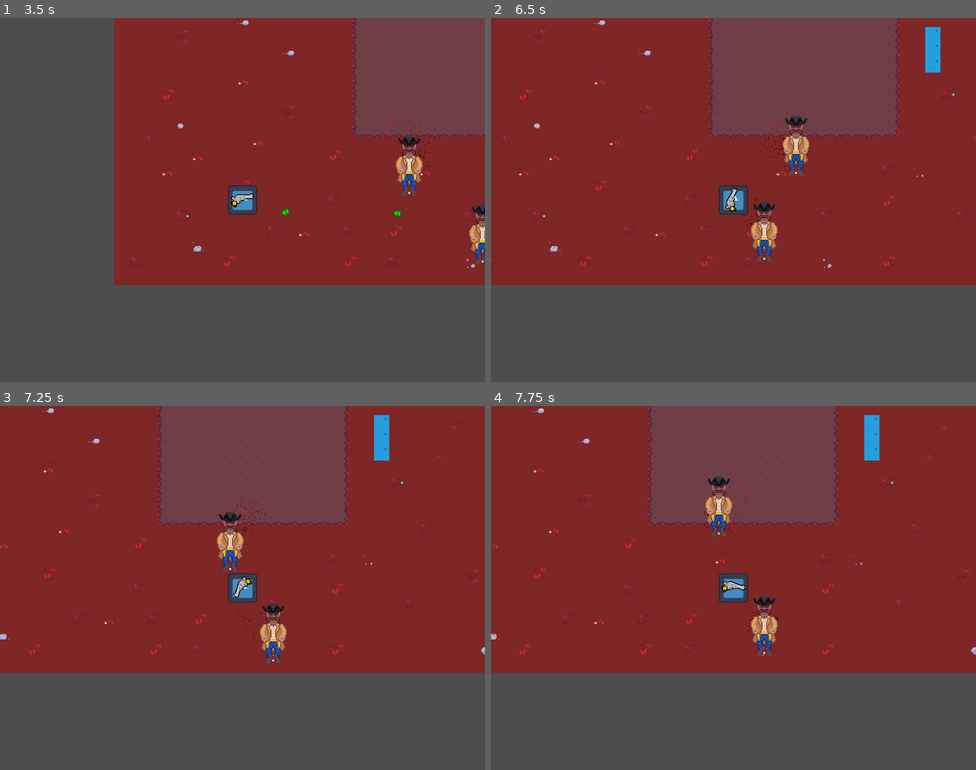
Above: before the commit, frames 1-4 (two rows, left to right).
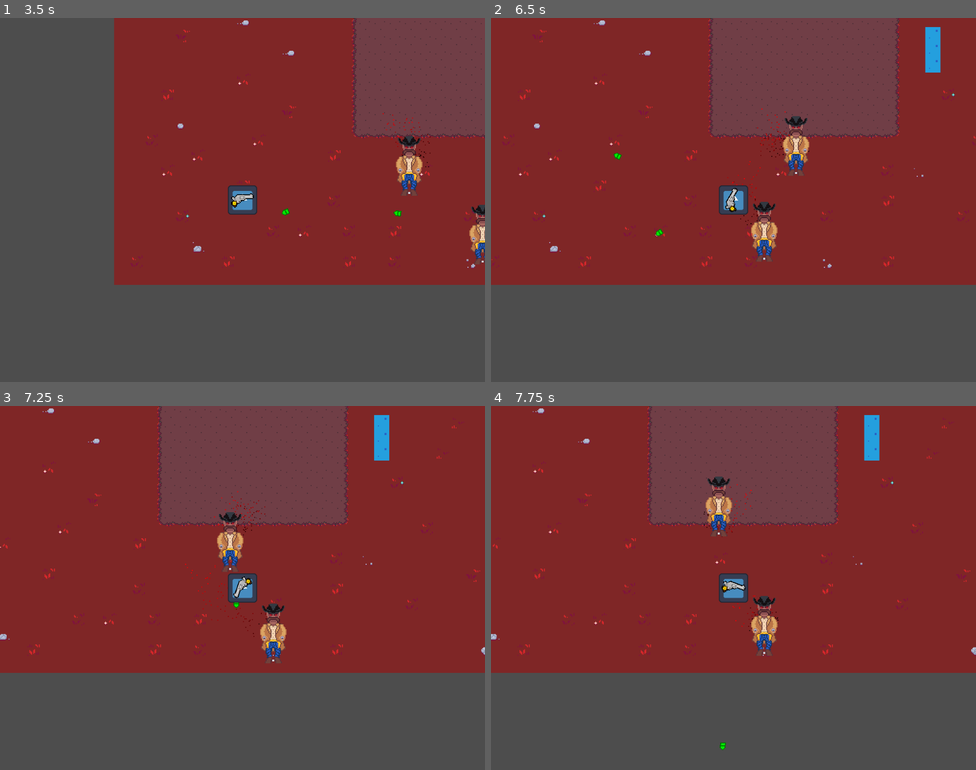
Above: after the commit, the same moments.

Repository: npnorman/chamber-bullethell
Game: Godot game, scene res://scenes/rooms/starting_room.tscn
The game is run twice, just before and just after one commit, with the same random seed, the same clock (stepped at 60 frames per second) and the same inputs. The engine's default icon, where the game draws it, is replaced by a stand-in: a white triangle on a blue panel in a dark square.
Inputs (mouse positions are in pixels of both pictures, inside the frame that each line leads up to):
- Up to frame 1 (3.5 s): move the mouse to (218, 272) at 0.52 s; hold Mouse wheel down (Cycle Bullet Backward) 0.53-1.28 s; hold Up (Up) 0.53-2.03 s; move the mouse to (388, 254) at 1.27 s; tap Mouse wheel up (Cycle Bullet Forward) at 1.35 s; move the mouse to (97, 145) at 2.02 s; press the mouse at (97, 145) at 2.03 s; hold Left (Left) from 2.03 s (still down); move the mouse to (266, 200) at 2.77 s; release the mouse at (266, 200) at 2.78 s; tap Mouse wheel down (Cycle Bullet Backward) at 2.85 s
- Up to frame 2 (6.5 s): move the mouse to (660, 109) at 3.52 s; release Left (Left) at 3.53 s; hold S (Down) 3.53-4.28 s; hold Mouse wheel up (Cycle Bullet Forward) 3.53-4.28 s; move the mouse to (840, 181) at 4.27 s; hold D (Right) 4.28-5.03 s; click (840, 181) at 4.35 s; move the mouse to (636, 218) at 5.02 s; hold Up (Up) 5.03-5.78 s; hold Mouse wheel down (Cycle Bullet Backward) 5.03-5.78 s; move the mouse to (782, 119) at 5.77 s; hold D (Right) from 5.78 s (still down); tap Mouse wheel up (Cycle Bullet Forward) at 5.85 s
- Up to frame 3 (7.25 s): keep holding D (Right); move the mouse to (218, 660) at 6.52 s; press the mouse at (218, 660) at 6.53 s
- Up to frame 4 (7.75 s): keep holding D (Right); move the mouse to (879, 642) at 7.27 s; release the mouse at (879, 642) at 7.28 s; tap Mouse wheel down (Cycle Bullet Backward) at 7.35 s

Frame 1 is identical in both runs. In frame 2, less than 0.1% of the frame differs, in the area x 25-36%, y 37-60%; in frame 3, less than 0.1%; in frame 4, less than 0.1%.
Error after the commit: Invalid call to function 'take_damage' in base 'CharacterBody2D (player.gd)'. Expected 0 arguments. (res://scenes/player/bullets/player-bullet.gd:28)

Commit message:
added player element

Diff:
--- a/scenes/player/player.gd
+++ b/scenes/player/player.gd
@@ -74,6 +74,10 @@
 func print_bullet_name(id: int):
 	print(Globals.Bullets.find_key(id))
 
+func take_damage():
+	#fill this out
+	pass
+
 # Cooldown between shots
 func _on_shoot_cooldown_timeout() -> void:
 	can_shoot = true
